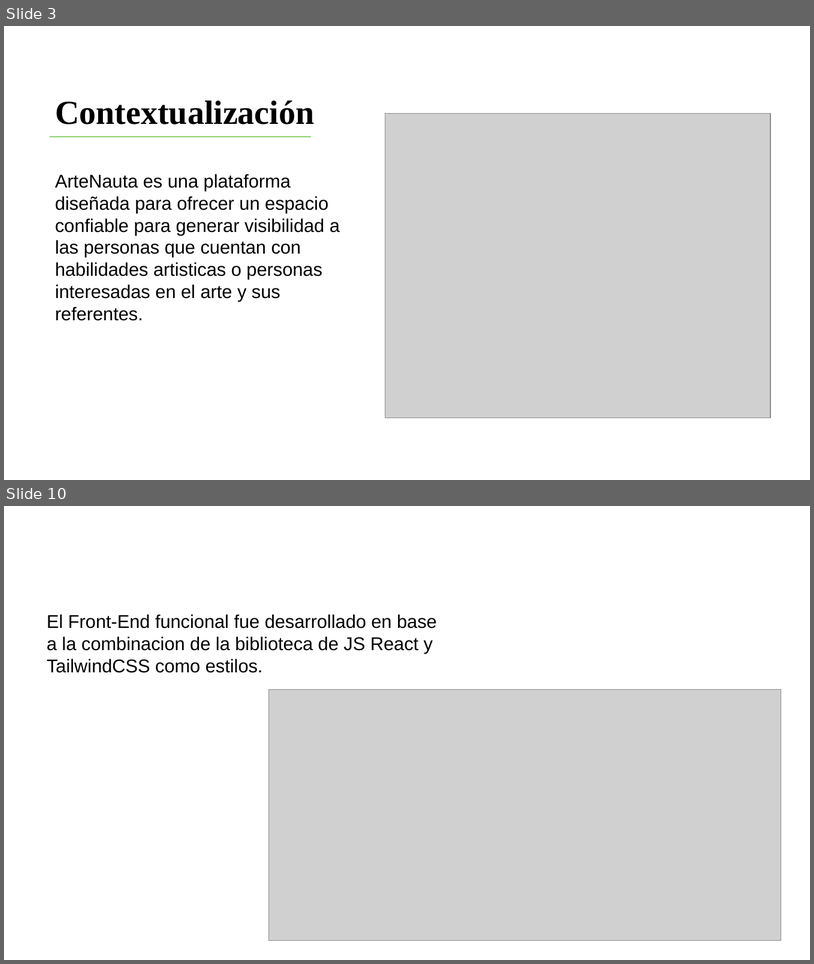
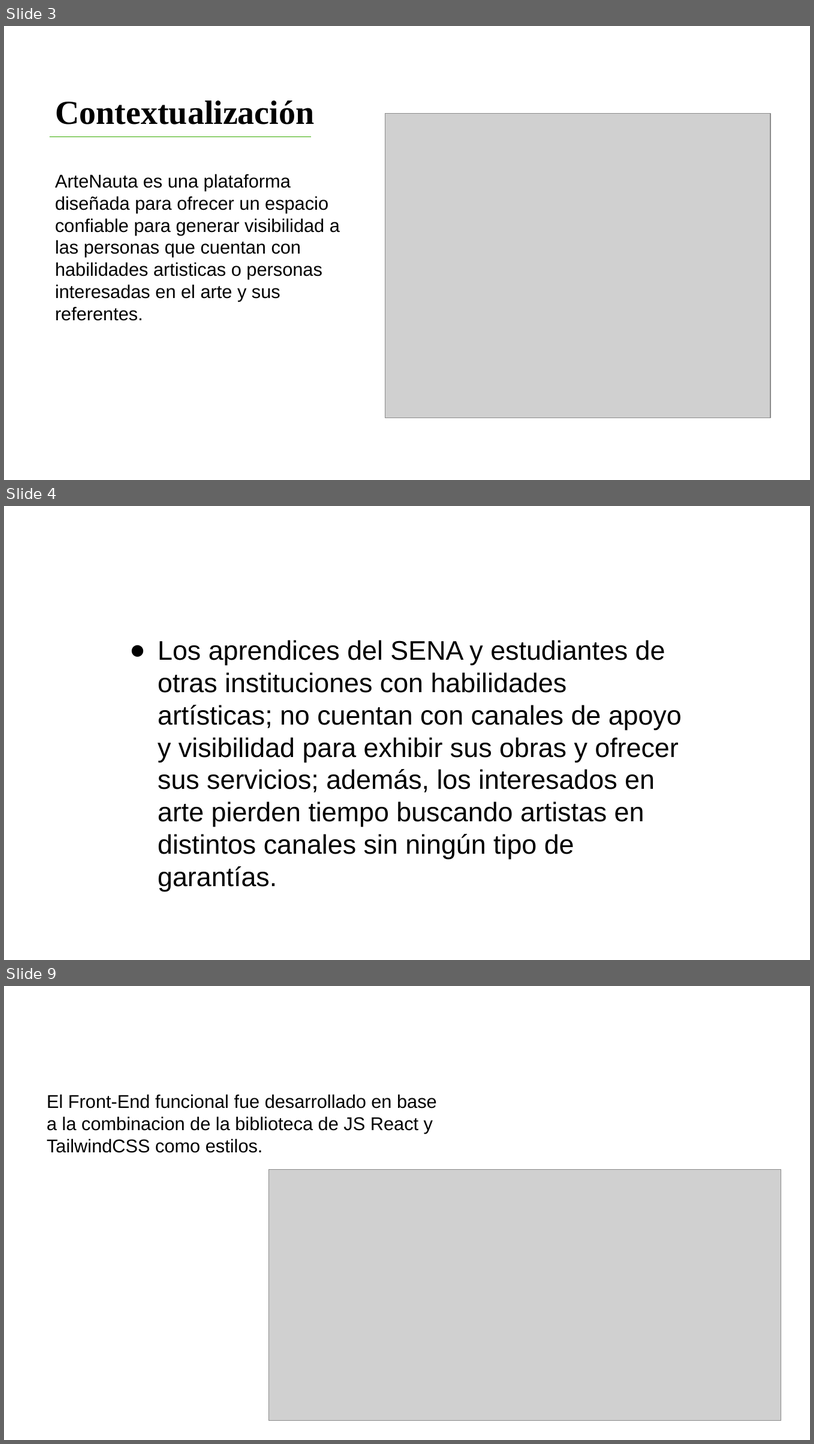
Before and after one commit to Esteban552209/Proyecto_Productivo_ArteNauta, a slide deck: Tercer Trimestre/Presentacion ArteNauta.pptx. Shown one above the other, each under a label of ours: slides 3 and 10 before the commit, slides 3, 4 and 9 after it; the slides between them are not shown. The pictures are 814x964 and 814x1444 pixels, drawn with LibreOffice and Linux fonts; fonts in the diff are those of the drawing; grey boxes stand for pictures; background and template pictures are left out. Boxes give left, top, right and bottom in pixels: in the first picture for what was removed or moved away, otherwise in the second. Text is boxed around its words. In the diff, an @@ line names an element or a change of style, - is before the commit and + after.

```diff
--- a/Tercer Trimestre/Presentacion ArteNauta.pptx
+++ b/Tercer Trimestre/Presentacion ArteNauta.pptx
@@ slide 4 added at (4, 506, 810, 960), background picture (left out) @@
@@ text added at (158, 640, 682, 891), 32 pt, text #000000 @@
+● Los aprendices del SENA y estudiantes de otras instituciones con habilidades artísticas; no cuentan con canales de apoyo y visibilidad para exhibir sus obras y ofrecer sus servicios; además, los interesados en arte pierden tiempo buscando artistas en distintos canales sin ningún tipo de garantías.
@@ title added at (347, 640, 383, 660), 36 pt, text #FFFFFF, bold @@
+Planteamiento del problema
@@ what was slide 10 is now slide 9 @@
```
Also in this commit, not shown: 3 slides changed, 2 other slides added, 4 slides removed, 8 other files.
